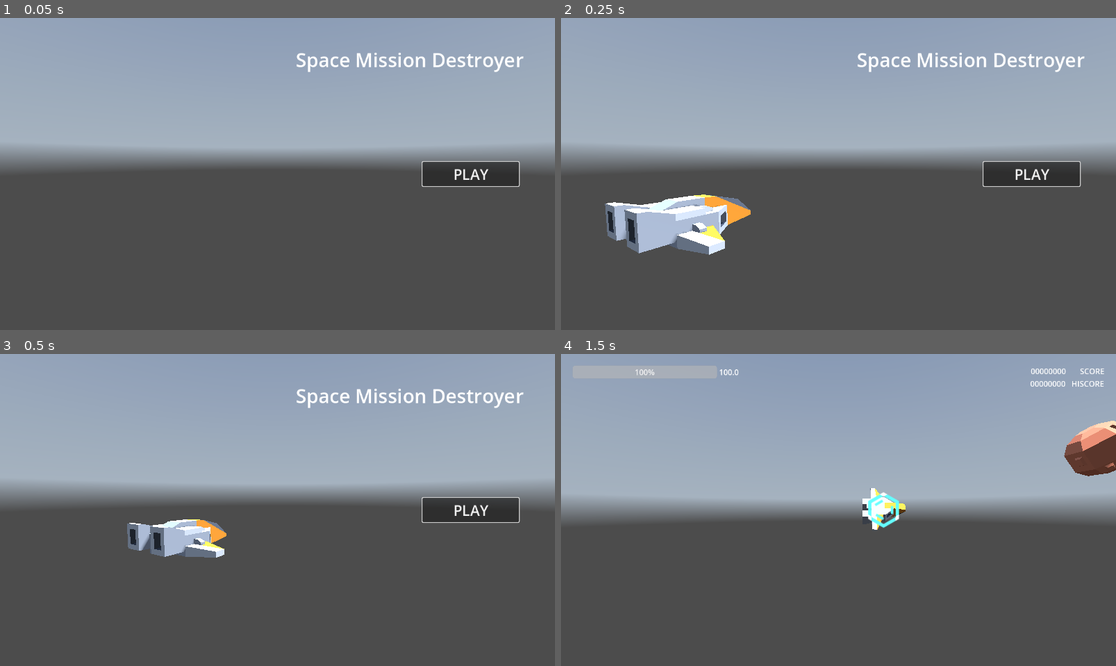
Above: before the commit, frames 1-4 (two rows, left to right).
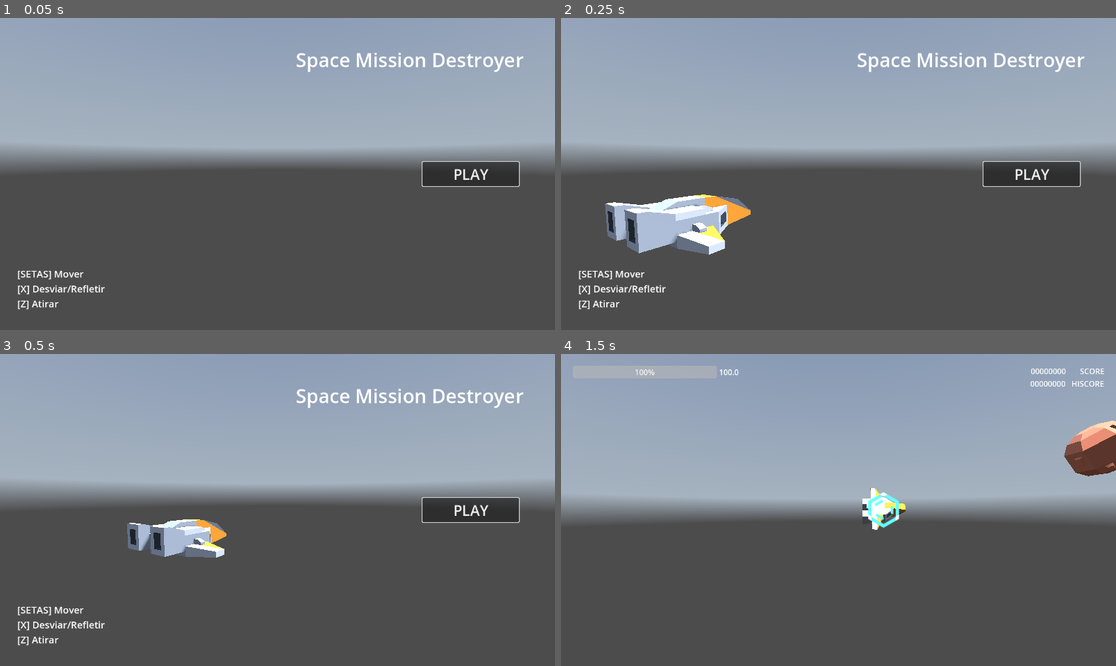
Above: after the commit, the same moments.

Repository: thomz2/smd-space-shooter
Game: Godot game, scene res://scenes/screens/main_menu.tscn
Two runs of this game, one before a commit and one after it. Both use one fixed random seed, a clock stepped at 60 frames per second and the inputs below. A sky picture missing from this copy of the repository is replaced by a grey-blue gradient.
Inputs (mouse positions are in pixels of both pictures, inside the frame that each line leads up to):
- Up to frame 1 (0.05 s): no input
- Up to frame 2 (0.25 s): no input
- Up to frame 3 (0.5 s): no input
- Up to frame 4 (1.5 s): click "PLAY" at 0.5 s; tap Enter at 1.25 s; move the mouse to (960, 494) at 1.27 s; hold Right (ui_right) from 1.28 s (still down); tap X (dodge) at 1.35 s

The runs differ from the first frame. In frame 1, 0.4% of the frame differs, in the area x 3-19%, y 81-94%; in frame 2, 0.4%; in frame 3, 0.4%; in frame 4, nothing differs.

Commit message:
some stuff

Diff:
--- a/scenes/enemies/spawner.gd
+++ b/scenes/enemies/spawner.gd
@@ -1,17 +1,15 @@
 extends Node3D
 
-#essetially just a counter
 @onready var current_level=0
 
-#the monster we will be spawning in.
 @onready var monsters = {
-	'asteroid': preload("res://scenes/enemies/asteroid.tscn"),
+	'asteroid':   preload("res://scenes/enemies/asteroid.tscn"),
 	'enemy_ship': preload("res://scenes/enemies/enemy_ship.tscn"),
-	'tiny_ship': preload("res://scenes/enemies/tiny_ship.tscn"),
-	'tank_ship': preload("res://scenes/enemies/tank_ship.tscn")
+	'tiny_ship':  preload("res://scenes/enemies/tiny_ship.tscn"),
+	'tank_ship':  preload("res://scenes/enemies/tank_ship.tscn")
 }
-#A random number generator to spawn from alternating spawn points.
-@onready var rand=RandomNumberGenerator.new()
+
+@onready var rand = RandomNumberGenerator.new()
 @onready var dead_enemies = 0
 @onready var current_enemy_count = 0
 
--- a/scenes/screens/main_menu.tscn
+++ b/scenes/screens/main_menu.tscn
@@ -39,6 +39,22 @@
 theme_override_font_sizes/font_size = 40
 text = "Space Mission Destroyer"
 
+[node name="LblControls" type="Label" parent="."]
+anchors_preset = 1
+anchor_left = 1.0
+anchor_right = 1.0
+offset_left = -1116.0
+offset_top = 517.0
+offset_right = -643.0
+offset_bottom = 607.0
+grow_horizontal = 0
+theme_override_font_sizes/font_size = 20
+text = "[SETAS] Mover
+[X] Desviar/Refletir
+[Z] Atirar
+
+"
+
 [node name="BtnPlay" type="Button" parent="."]
 custom_minimum_size = Vector2(200, 0)
 anchors_preset = 6
